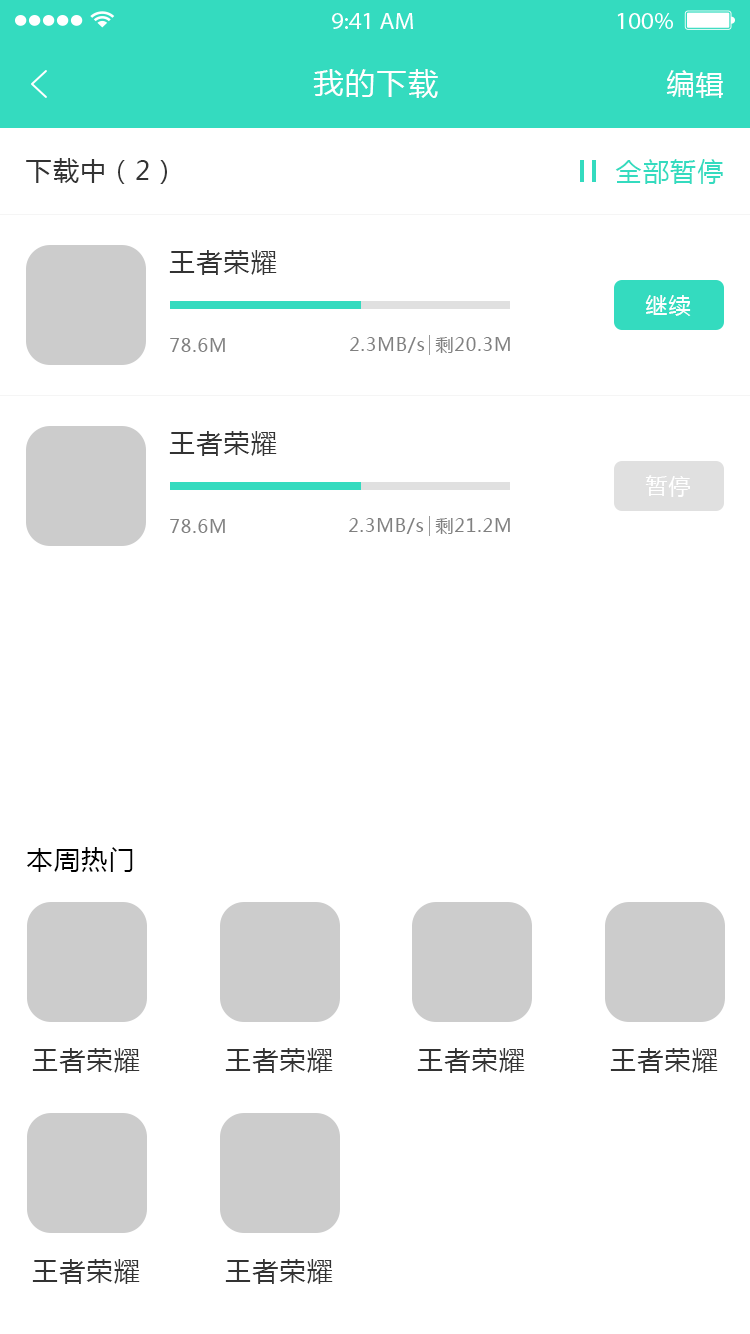
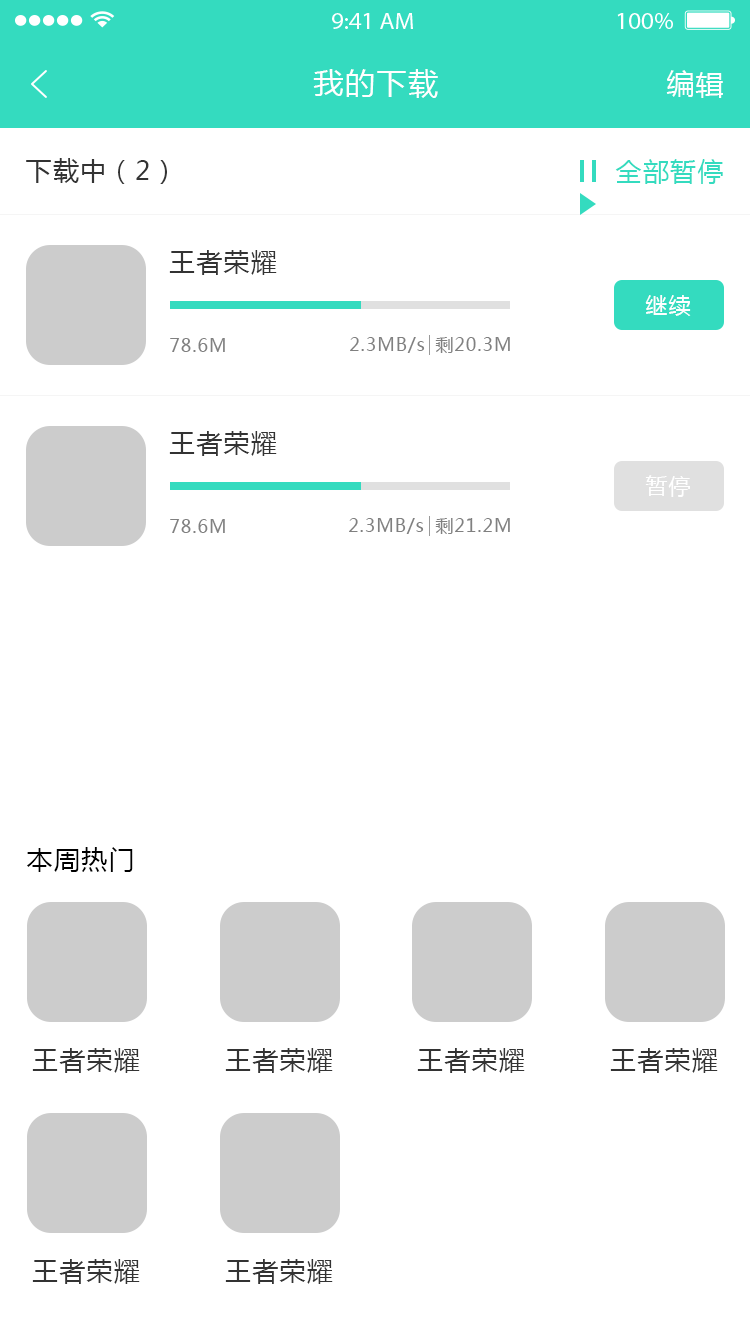
Comparing the layer stacks of the two w=750, h=1334 images. Changes:
added layer "全部开始" in group "下载中" over (580, 193, 596, 215)
